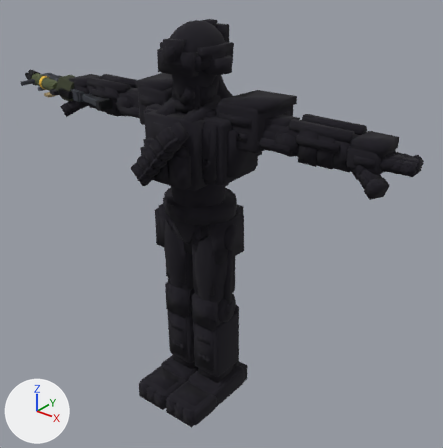
A saved change to the glTF model Source/assets/fps-troopers.glb.
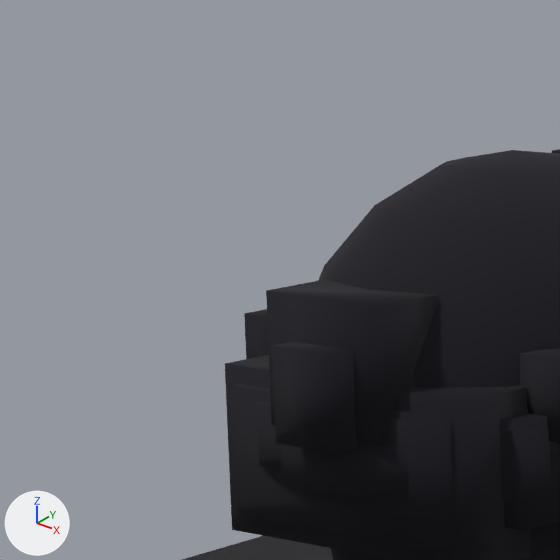
The first picture shows the older version from a 50 mm lens placed at (1.73, -2.0, 2.22), pointed at (0.02, 0.14, 0.89). The close-ups show the older and then the newer version on the part from 29% to 46% of the width and 0% to 17% of the height of that picture. Only the edits that show in the close-ups are written down. Lighting does not change. The marker at lower left points along +X, +Y and +Z. Vertices at exactly the same position are counted once.

Names of what the first close-up shows: 'TROOPER', 'TROOPER_MECH'.
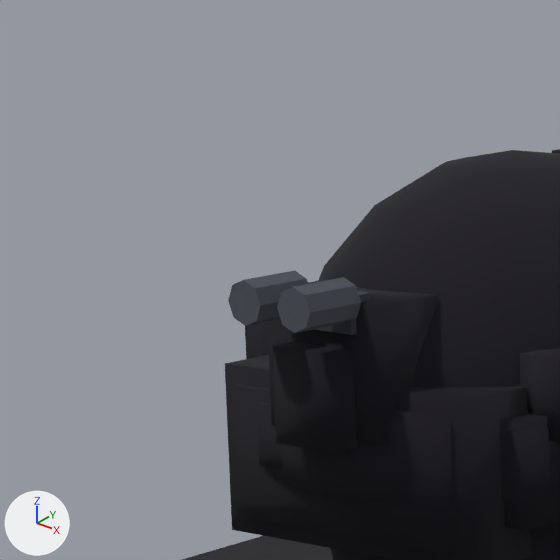
What differs and where, as boxes [x1, y1, x2, y2] in the close-ups (560 x 560 px):
part 1 of me_mannequin, added
    after: [228, 270, 308, 326]
part 2 of me_mannequin, added
    after: [277, 277, 361, 333]

The change, as a diff of the scene's bpy script:
```diff
--- a/Source/assets/fps-troopers.glb.py
+++ b/Source/assets/fps-troopers.glb.py
@@ me_mannequin @@
 # used by ob_trooper; location = (0.0, 0.0, 0.0)
-me_mannequin.from_pydata(...)  # 9944 vertices, 15830 faces; spans x -1.35..0.99, y -0.24..0.3, z -0.02..1.87
+me_mannequin.from_pydata(...)  # 10600 vertices, 16830 faces; spans x -1.36..0.99, y -0.24..0.3, z -0.02..1.87
+# me_mannequin part 1: a new loose piece, an 8-sided cylinder along y spanning x -0.03..-0.006, y -0.203..-0.163, z 1.799..1.823, in mat_pal_troopers
+# me_mannequin part 2: a new loose piece, an 8-sided cylinder along y spanning x 0.006..0.03, y -0.203..-0.163, z 1.799..1.823, in mat_pal_troopers
+# other edits to the shape of me_mannequin do not show in these pictures
 me_mannequin.materials.append(mat_pal_troopers)
```
